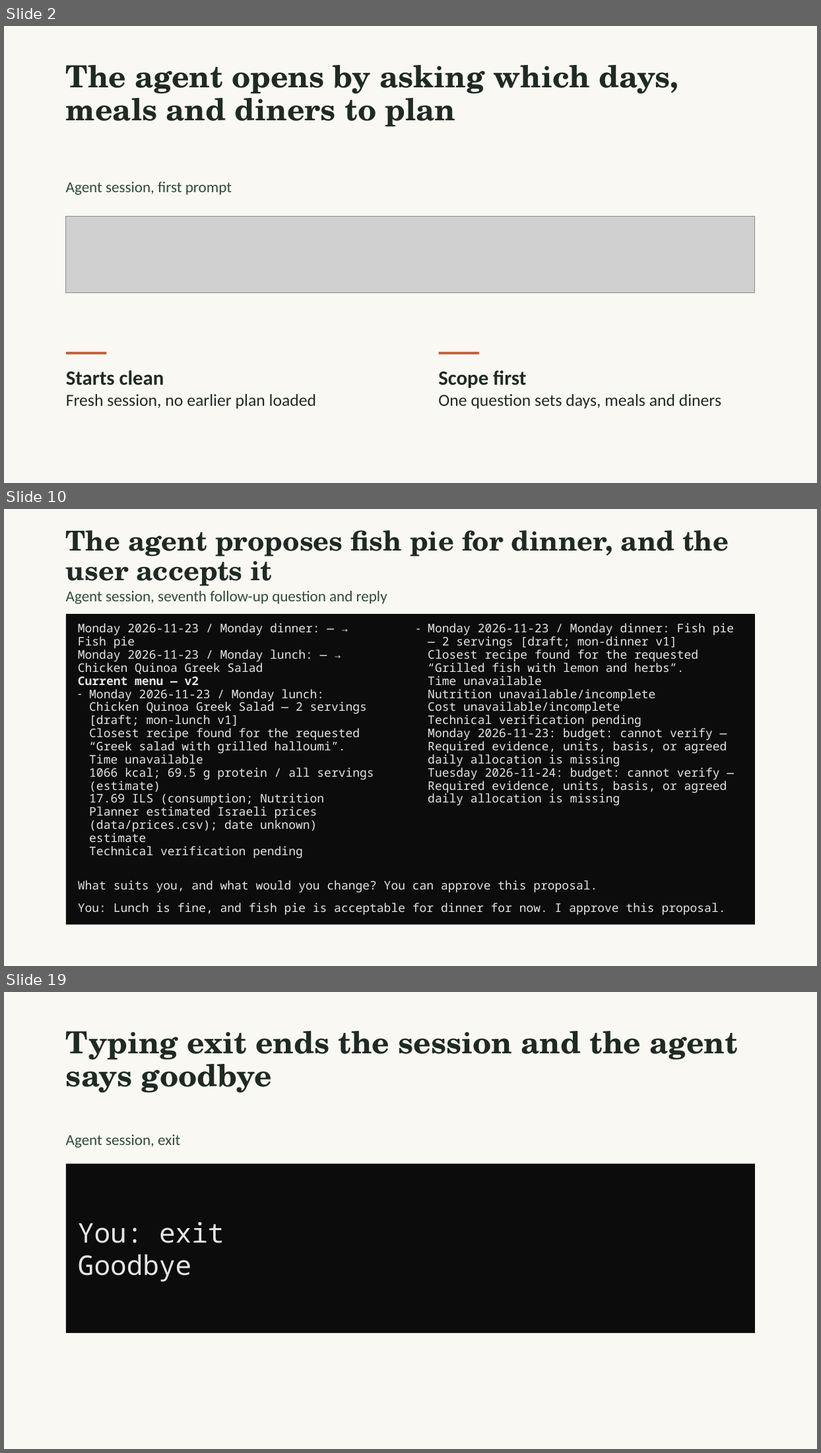
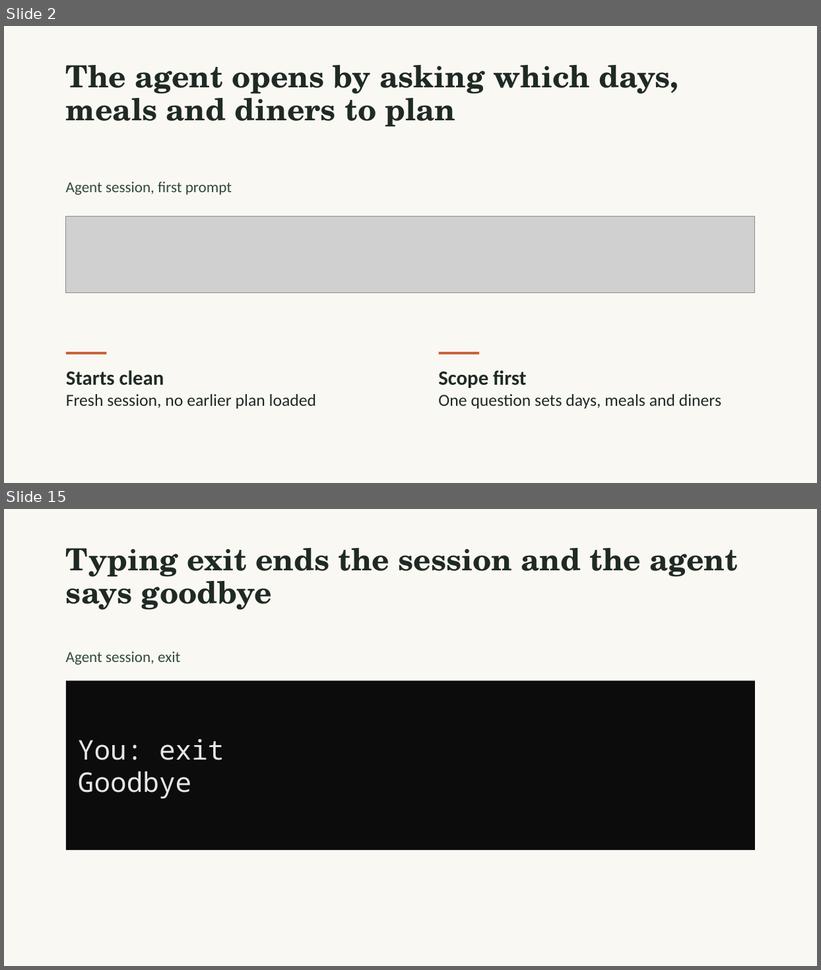
Before and after one commit to gabrieleguetta/ai-workshop-project, a slide deck: MVP-Presentation.pptx. Shown one above the other, each under a label of ours: slides 2, 10 and 19 before the commit, slides 2 and 15 after it; the slides between them are not shown. The pictures are 821x1453 and 821x970 pixels, drawn with LibreOffice and Linux fonts; fonts in the diff are those of the drawing; grey boxes stand for pictures. Boxes give left, top, right and bottom in pixels: in the first picture for what was removed or moved away, otherwise in the second. Text is boxed around its words. In the diff, an @@ line names an element or a change of style, - is before the commit and + after.

```diff
--- a/MVP-Presentation.pptx
+++ b/MVP-Presentation.pptx
@@ slide 10 removed at (4, 509, 817, 966), background #FAF8F3 @@
@@ title removed at (66, 530, 729, 586) @@
-The agent proposes fish pie for dinner, and the user accepts it
@@ text removed at (66, 591, 387, 604) @@
-Agent session, seventh follow-up question and reply
@@ rectangle removed at (66, 614, 756, 925) @@
-What suits you, and what would you change? You can approve this proposal.
-You: Lunch is fine, and fish pie is acceptable for dinner for now. I approve this proposal.
@@ text removed at (78, 623, 374, 842) @@
-Monday 2026-11-23 / Monday dinner: — → Fish pie
-Monday 2026-11-23 / Monday lunch: — → Chicken Quinoa Greek Salad
-Current menu — v2
-– Monday 2026-11-23 / Monday lunch: Chicken Quinoa Greek Salad — 2 servings [draft; mon-lunch v1]
-Closest recipe found for the requested “Greek salad with grilled halloumi”.
-Time unavailable
-1066 kcal; 69.5 g protein / all servings (estimate)
-17.69 ILS (consumption; Nutrition Planner estimated Israeli prices (data/prices.csv); date unknown) estimate
-Technical verification pending
@@ text removed at (428, 623, 734, 806) @@
-– Monday 2026-11-23 / Monday dinner: Fish pie — 2 servings [draft; mon-dinner v1]
-Closest recipe found for the requested “Grilled fish with lemon and herbs”.
-Time unavailable
-Nutrition unavailable/incomplete
-Cost unavailable/incomplete
-Technical verification pending
-Monday 2026-11-23: budget: cannot verify — Required evidence, units, basis, or agreed daily allocation is missing
-Tuesday 2026-11-24: budget: cannot verify — Required evidence, units, basis, or agreed daily allocation is missing
@@ what was slide 19 is now slide 15 @@
```
Also in this commit, not shown: 8 slides changed, 4 slides added, 7 other slides removed, 3 other files.
